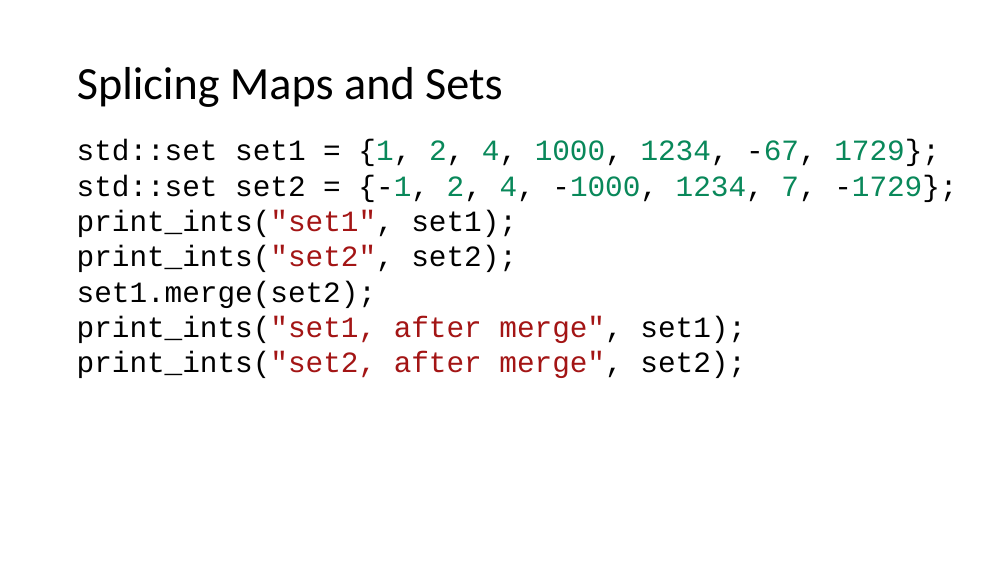
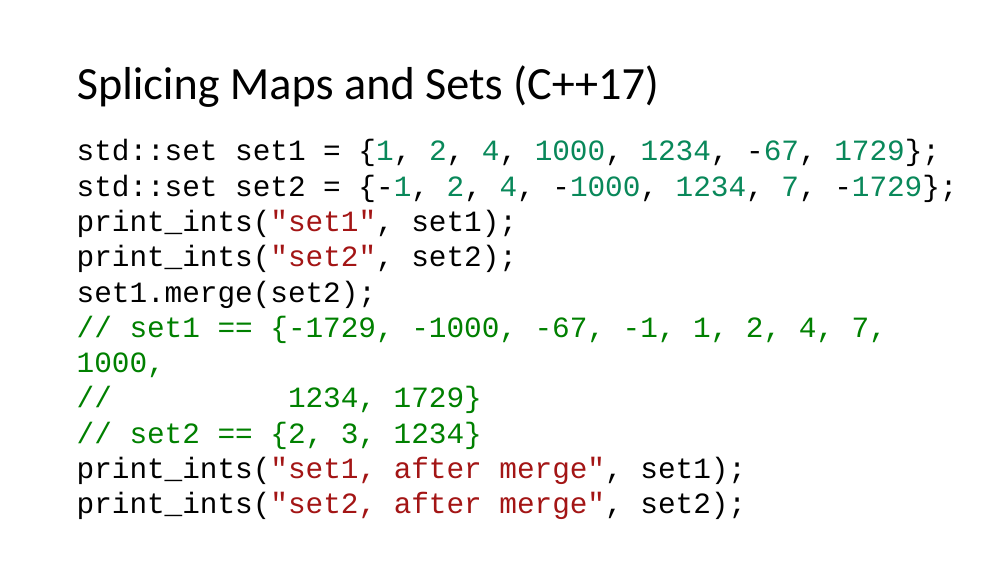
Before and after one commit to BillyONeal/14_cpp_features_in_40_minutes, a slide deck: slide 35 of Standard Library Little Things.pptx. Drawn at 1008x567 pixels with LibreOffice and Linux fonts; fonts in the diff are those of the drawing. Boxes give left, top, right and bottom in pixels: in the first picture for what was removed or moved away, otherwise in the second. Text is boxed around its words. In the diff, an @@ line names an element or a change of style, - is before the commit and + after.

```diff
--- a/Standard Library Little Things.pptx
+++ b/Standard Library Little Things.pptx
@@ title at [77,65,659,107]: text changed @@
-Splicing Maps and Sets
+Splicing Maps and Sets (C++17)
@@ text at [77,316,887,449]: paragraphs added @@
+// set1 == {-1729, -1000, -67, -1, 1, 2, 4, 7, 1000,
+// 1234, 1729}
+// set2 == {2, 3, 1234}
```
Also in this commit, not shown: 33 other slides changed, 1 slide added, 2 slides removed.
